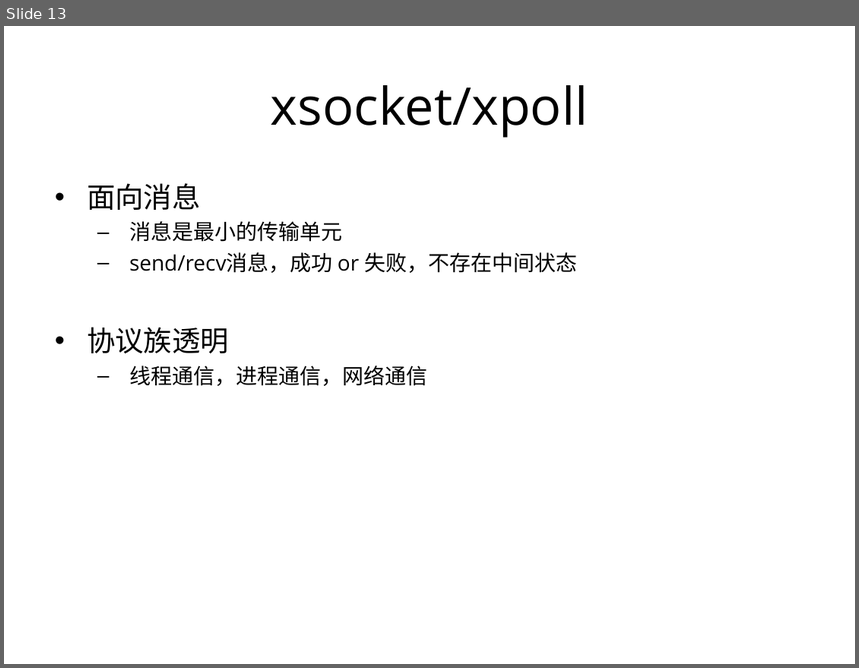
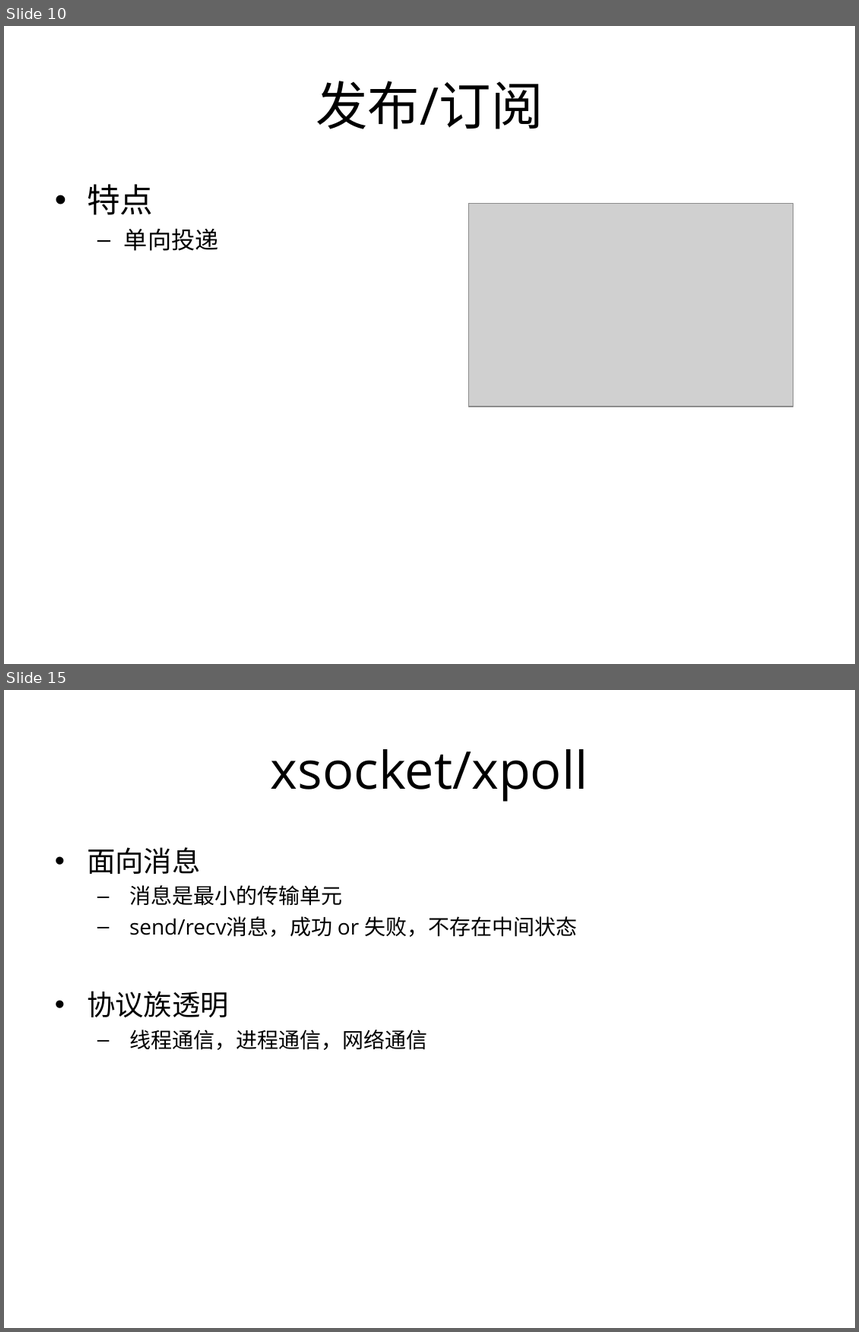
Before and after one commit to proxyio/xio, a slide deck: docs/PROXYIO.ppt. Shown one above the other, each under a label of ours: slide 13 before the commit, slides 10 and 15 after it; the slides between them are not shown. The pictures are 859x668 and 859x1332 pixels, drawn with LibreOffice and Linux fonts; fonts in the diff are those of the drawing; grey boxes stand for pictures. Boxes give left, top, right and bottom in pixels: in the first picture for what was removed or moved away, otherwise in the second. Text is boxed around its words. In the diff, an @@ line names an element or a change of style, - is before the commit and + after.

```diff
--- a/docs/PROXYIO.ppt
+++ b/docs/PROXYIO.ppt
@@ slide 10 added at [4,26,855,664], background #FFFFFF @@
@@ title added at [316,81,544,129], 44 pt, text #000000 @@
+发布/订阅
@@ text added at [87,184,219,251], 20 pt, text #000000 @@
+• 特点
+  – 单向投递
@@ picture added at [469,204,793,408] @@
@@ what was slide 13 is now slide 15 @@
```
Also in this commit, not shown: 4 slides changed, 9 other slides added, 11 slides removed.
